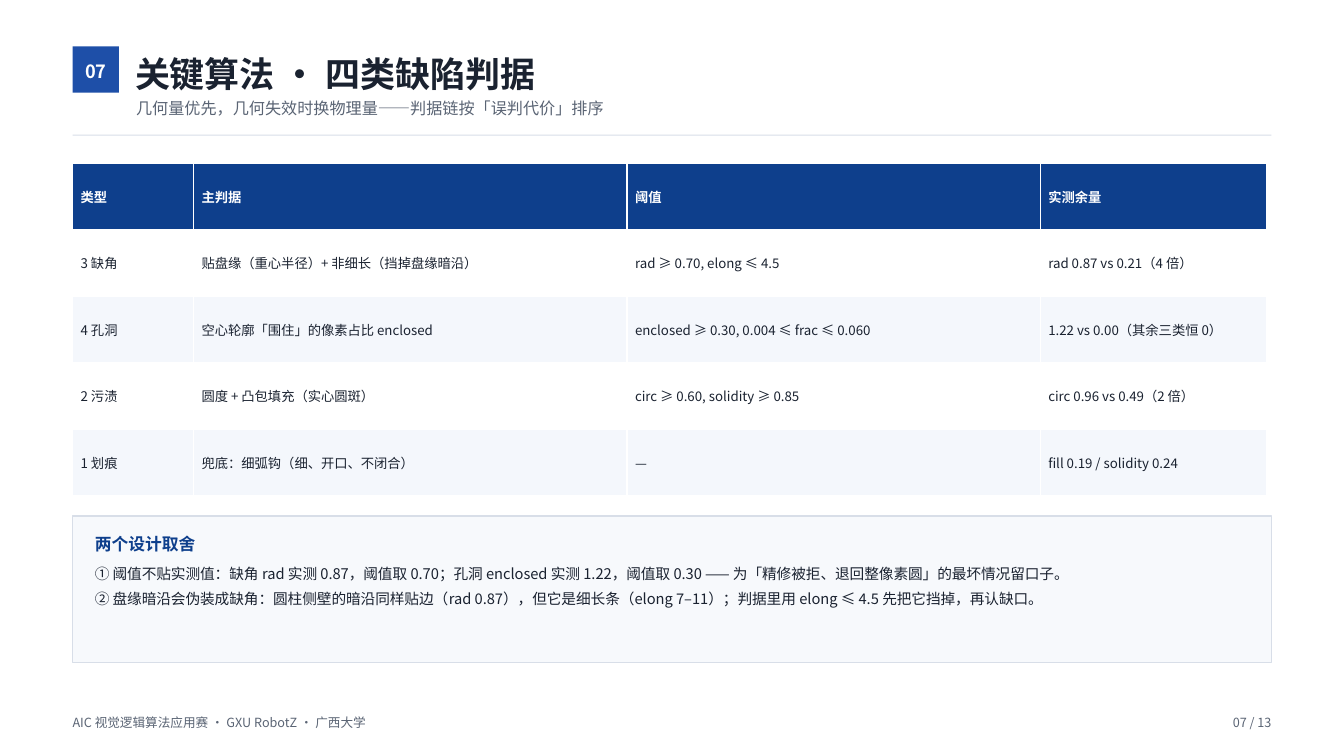
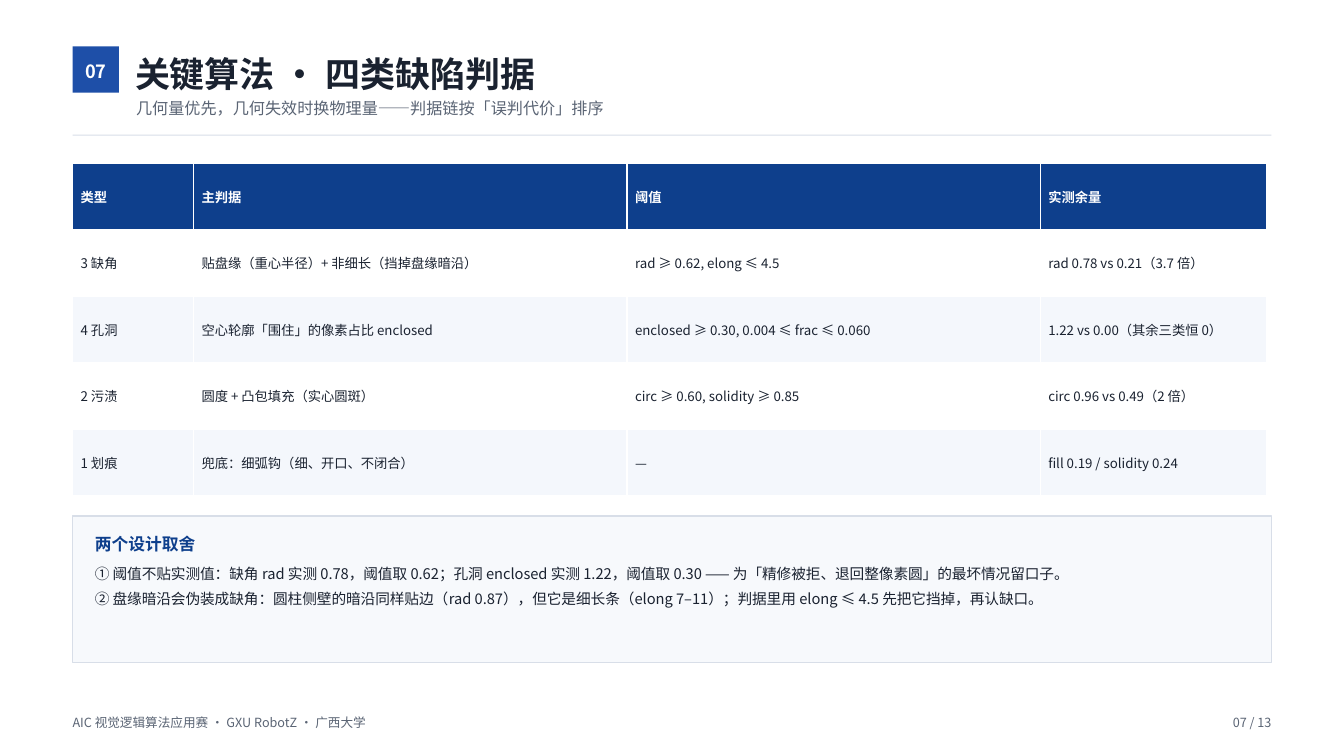
Before and after one commit to NileuyGneHz/AIC_cv-dev, a slide deck: slide 7 of docs/competition/AIC视觉分拣技术文档/AIC视觉分拣技术文档.pptx. Drawn at 1344x756 pixels with LibreOffice and Linux fonts; fonts in the diff are those of the drawing. Boxes give left, top, right and bottom in pixels: in the first picture for what was removed or moved away, otherwise in the second. Text is boxed around its words. In the diff, an @@ line names an element or a change of style, - is before the commit and + after.

Commit message:
feat(sim): 缺角两腰加长（深度 42–52% 盘半径，张角不变、顶点不达圆心）
- CHIP_DEPTH 22–30% → 42–52%：两腰变长约 1.5 倍，口部张角仍是 30–40°（弧长不变），
  顶点留在 0.48r 之外，不会顶到盘心
- 判据相应放宽：chip_rad_min 0.70 → 0.62（加深后 rad 实测 0.78，与其余三类 0.21 仍差 3.7 倍）
- 指南/PPT 的实测表与阈值同步；图集与 PPT/PDF 重出
- 复核：logs/patterns6 12/12 判对；L4 真视觉 12/12
- 顺带清掉文档里过时的「近黑核心 / fill 0.62」判据表述

```diff
--- a/docs/competition/AIC视觉分拣技术文档/AIC视觉分拣技术文档.pptx
+++ b/docs/competition/AIC视觉分拣技术文档/AIC视觉分拣技术文档.pptx
@@ table at <box>73,163,1267,496</box> @@
-row 2, column 3: rad ≥ 0.70, elong ≤ 4.5
+row 2, column 3: rad ≥ 0.62, elong ≤ 4.5
-row 2, column 4: rad 0.87 vs 0.21（4 倍）
+row 2, column 4: rad 0.78 vs 0.21（3.7 倍）
@@ text at <box>95,566,1069,581</box>: text changed @@
-① 阈值不贴实测值：缺角 rad 实测 0.87，阈值取 0.70；孔洞 enclosed 实测 1.22，阈值取 0.30 —— 为「精修被拒、退回整像素圆」的最坏情况留口子。
+① 阈值不贴实测值：缺角 rad 实测 0.78，阈值取 0.62；孔洞 enclosed 实测 1.22，阈值取 0.30 —— 为「精修被拒、退回整像素圆」的最坏情况留口子。
```
Also in this commit, not shown: 13 other files.
